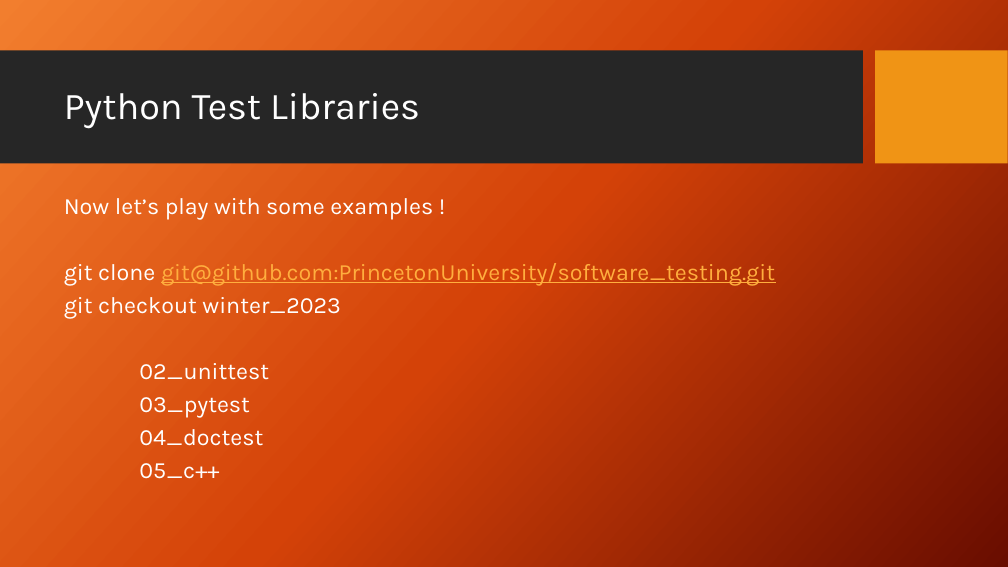
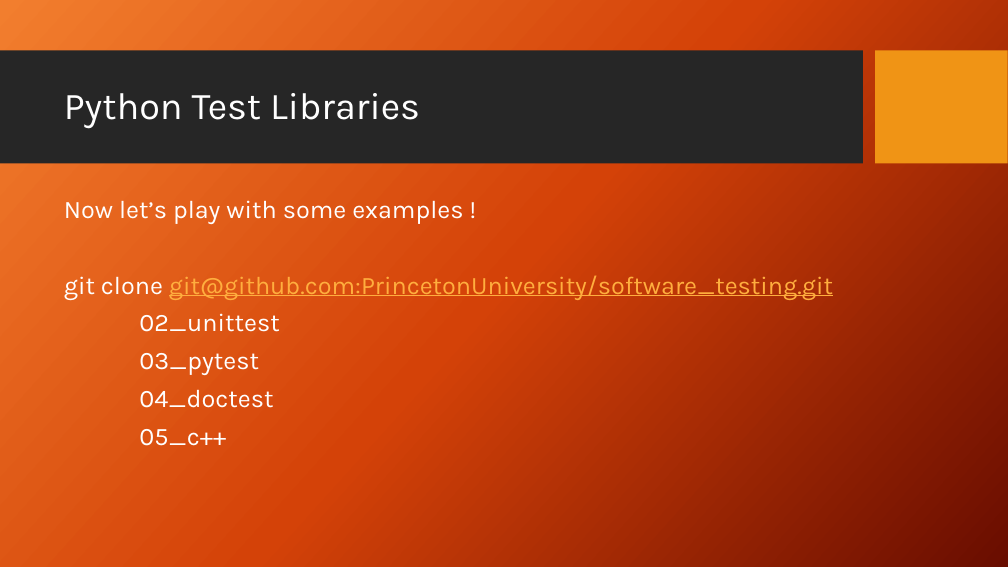
Before and after one commit to PrincetonUniversity/software_testing, a slide deck: slide 6 of UnitTestingSlides.pptx. Drawn at 1008x567 pixels with LibreOffice and Linux fonts; fonts in the diff are those of the drawing; background and template pictures are left out. Boxes give left, top, right and bottom in pixels: in the first picture for what was removed or moved away, otherwise in the second. Text is boxed around its words. In the diff, an @@ line names an element or a change of style, - is before the commit and + after.

```diff
--- a/UnitTestingSlides.pptx
+++ b/UnitTestingSlides.pptx
@@ text "Now let’s play with some ..." at box(64, 200, 833, 446): size 22.2 to 24 pt; line spacing 0.8 to 0.9 @@
@@ text at box(64, 297, 340, 319): paragraph removed @@
-git checkout winter_2023
```
Also in this commit, not shown: 4 other slides changed, 4 other files.
